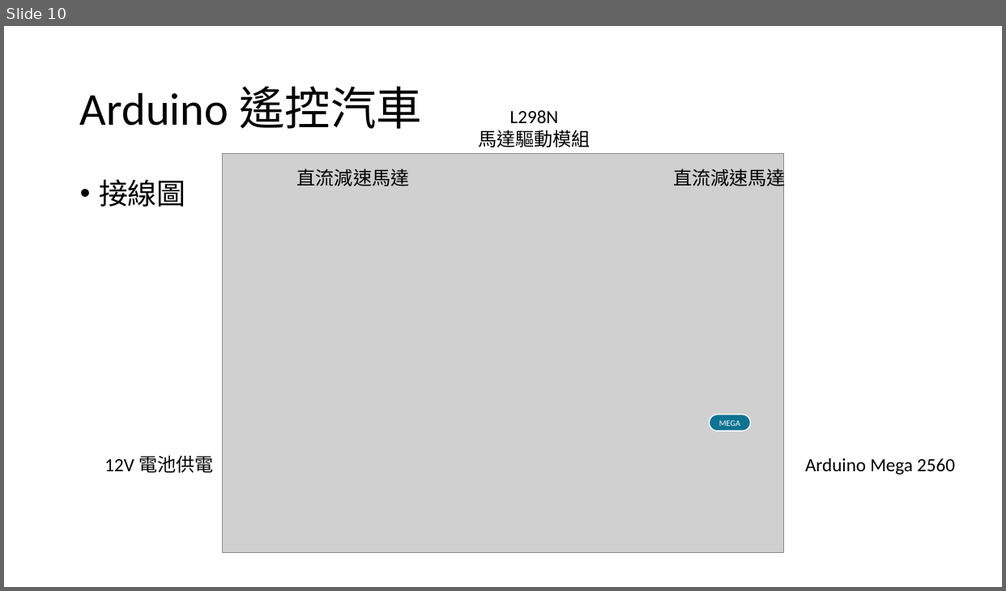
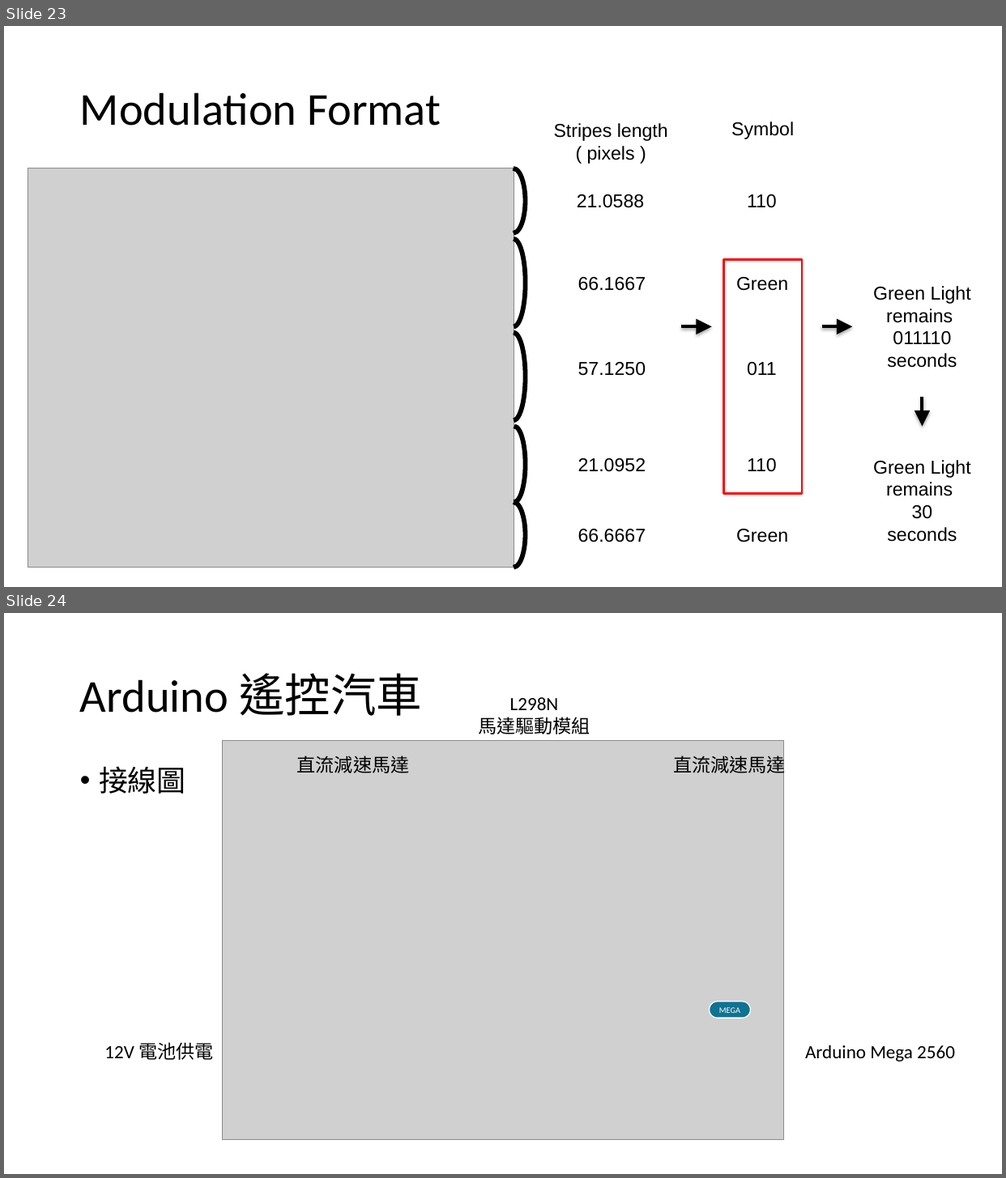
Before and after one commit to as468579/Intelligent-Vehicles-Introduction, a slide deck: final/智慧型汽車期末報告.pptx. Shown one above the other, each under a label of ours: slide 10 before the commit, slides 23 and 24 after it. The pictures are 1006x591 and 1006x1178 pixels, drawn with LibreOffice and Linux fonts; fonts in the diff are those of the drawing; grey boxes stand for pictures. Boxes give left, top, right and bottom in pixels: in the first picture for what was removed or moved away, otherwise in the second. Text is boxed around its words. In the diff, an @@ line names an element or a change of style, - is before the commit and + after.

```diff
--- a/final/智慧型汽車期末報告.pptx
+++ b/final/智慧型汽車期末報告.pptx
@@ slide 23 added at box(4, 26, 1002, 587), background #FFFFFF @@
@@ title added at box(80, 92, 441, 126), 44 pt, text #000000 @@
+Modulation Format
@@ text added at box(731, 122, 794, 139), 18 pt, text #000000 @@
+Symbol
@@ text added at box(554, 123, 668, 164), 18 pt, text #000000 @@
+Stripes length
+( pixels )
@@ picture added at box(28, 169, 513, 567) @@
@@ arc (boxed as its full ellipse) added at box(501, 169, 525, 233), outline #000000 4.5 pt @@
@@ text added at box(577, 194, 644, 208), 18 pt, text #000000 @@
+21.0588
@@ text added at box(747, 194, 777, 208), 18 pt, text #000000 @@
+110
@@ arc (boxed as its full ellipse) added at box(502, 239, 526, 327), outline #000000 4.5 pt @@
@@ rectangle added at box(724, 259, 802, 493), outline #FF0000 2 pt @@
@@ text added at box(578, 277, 646, 291), 18 pt, text #000000 @@
+66.1667
@@ text added at box(736, 277, 788, 291), 18 pt, text #000000 @@
+Green
@@ text added at box(873, 286, 971, 368), 18 pt, text #000000 @@
+Green Light
+remains
+011110
+seconds
@@ arc (boxed as its full ellipse) added at box(502, 333, 526, 420), outline #000000 4.5 pt @@
@@ arrow added from (681, 327) to (712, 327), #000000 3 pt @@
@@ arrow added from (822, 327) to (852, 327), #000000 3 pt @@
@@ text added at box(578, 362, 646, 376), 18 pt, text #000000 @@
+57.1250
@@ text added at box(747, 362, 777, 376), 18 pt, text #000000 @@
+011
@@ arrow added from (923, 397) to (923, 426), #000000 3 pt @@
@@ arc (boxed as its full ellipse) added at box(503, 426, 526, 503), outline #000000 4.5 pt @@
@@ text added at box(578, 459, 646, 472), 18 pt, text #000000 @@
+21.0952
@@ text added at box(747, 459, 777, 472), 18 pt, text #000000 @@
+110
@@ text added at box(873, 460, 971, 542), 18 pt, text #000000 @@
+Green Light
+remains
+30
+seconds
@@ arc (boxed as its full ellipse) added at box(502, 503, 525, 568), outline #000000 4.5 pt @@
@@ text added at box(578, 529, 646, 543), 18 pt, text #000000 @@
+66.6667
@@ text added at box(736, 529, 788, 543), 18 pt, text #000000 @@
+Green
@@ what was slide 10 is now slide 24 @@
```
Also in this commit, not shown: 5 slides changed, 18 other slides added, 4 slides removed, 1 other file.
